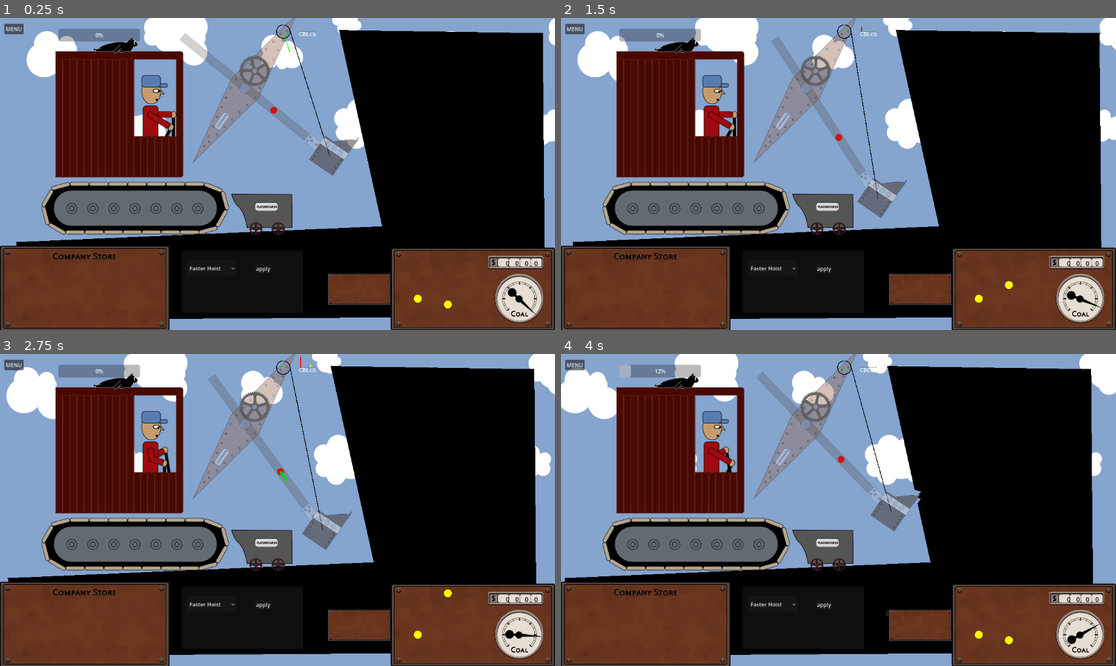
Above: before the commit, frames 1-4 (two rows, left to right).
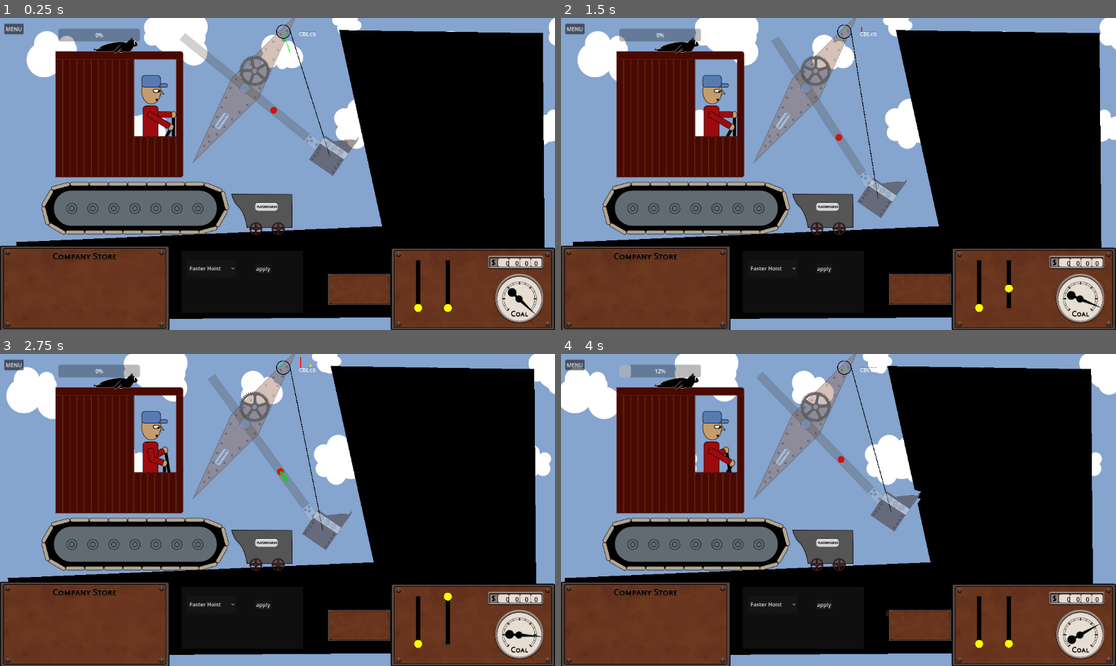
Above: after the commit, the same moments.

Repository: Lobbsterwaffles/Steam-Shov
Game: Godot game, scene res://jonly.tscn
Same seed, same stepped clock (60 frames per second), same inputs: the game is played once before the commit and once after it.
Inputs:
- Up to frame 1 (0.25 s): no input
- Up to frame 2 (1.5 s): hold Q (hoist_up) 0.53-1.28 s; hold B (bucket_release) 0.53-1.28 s; hold Shift (crowd_brake) from 1.28 s (still down); tap O (crowd_in) at 1.35 s
- Up to frame 3 (2.75 s): release Shift (crowd_brake) at 2.03 s; hold Q (hoist_up) from 2.03 s (still down); hold P (crowd_out) from 2.03 s (still down)
- Up to frame 4 (4 s): release P (crowd_out) at 2.78 s; tap B (bucket_release) at 2.85 s; release Q (hoist_up) at 3.53 s; hold Shift (crowd_brake) from 3.53 s (still down); hold O (crowd_in) from 3.53 s (still down)

The runs differ from the first frame. In frame 1, 0.3% of the frame differs, in the area x 74-82%, y 77-95%; in frame 2, 0.3%; in frame 3, 0.3%, in the area x 74-82%, y 75-95%; in frame 4, 0.3%.

Commit message:
leverdrawing

Diff:
--- a/jonly.tscn
+++ b/jonly.tscn
@@ -519,12 +519,12 @@
 
 [node name="crowd_lever" type="Node2D" parent="HUD" unique_id=1330973720]
 unique_name_in_owner = true
-position = Vector2(68.3761, 129.05981)
+position = Vector2(69.2308, 92.30768)
 script = ExtResource("24_7gsng")
 
 [node name="hoist_lever" type="Node2D" parent="HUD" unique_id=862602115]
 unique_name_in_owner = true
-position = Vector2(144.44444, 129.91454)
+position = Vector2(144.44444, 92.30769)
 script = ExtResource("24_7gsng")
 
 [node name="money" type="Marker2D" parent="HUD" unique_id=1390117280]
--- a/lever_simple_marker.gd
+++ b/lever_simple_marker.gd
@@ -1,3 +1,20 @@
 extends Node2D
+
+@export var height :=  120.0
+@export var track_color := Color.BLACK
+@export var marker_color := Color.YELLOW
+@export var track_width := 10
+@export var marker_radius := 10
+@export var lever_position := 0.0
+
+func set_lever_position(v):
+	lever_position = v
+	queue_redraw()
+
 func _draw():
-	draw_circle(Vector2.ZERO, 10, Color.YELLOW)
+	var bot := Vector2(0, 0.5*height)
+	var top := Vector2(0, -0.5*height)
+
+	draw_line(bot, top, track_color, track_width, true)
+	draw_circle(bot.lerp(top, lever_position), marker_radius, marker_color, -1, true)
+	# draw_circle(Vector2.ZERO, 10, Color.YELLOW)
--- a/scooply.gd
+++ b/scooply.gd
@@ -179,8 +179,7 @@
 	%coal_gauge_needle.rotation = lerpf(rotation_empty, rotation_full, coal / coal_capacity)
 
 func update_levers():
-	# %crowd_lever.global_position = %mark_crowd_bot
-	%hoist_lever.global_position = %mark_hoist_bot.global_position.lerp(%mark_hoist_top.global_position, clutch_amount)
+	%hoist_lever.set_lever_position(clutch_amount)
 
 func _fuel(dt) -> void:
 	# %CoalBar.value = coal
